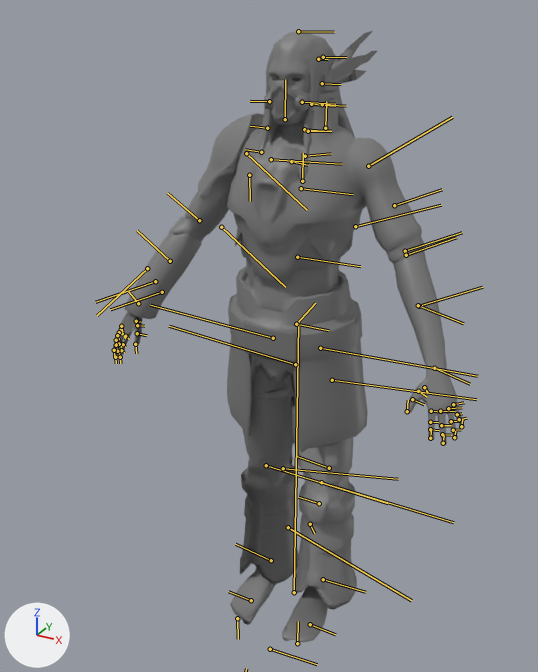
A saved change to the FBX model Assets/Character/Animations/N_RunCycle.fbx.
One viewpoint serves both versions: a camera (50 mm lens) standing at (0.191, -0.385, 0.395) and looking at (-0.009, -0.023, 0.214). The axes (+X, +Y, +Z) are drawn at lower left. The lights are the same throughout. The bones that bend it are drawn over the model as lines.

Names of what the first picture shows: 'Hand1', 'Head', 'Legs4', 'Torso3'.
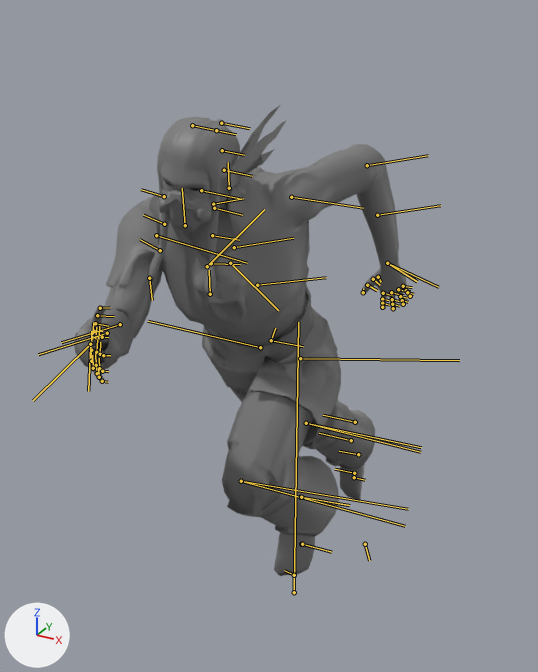
The newer file adds an action. The first version stands in its rest pose; the second is drawn at frame 12 of the action 'N_Run02'.

The edits, one by one:
Bone 'Hips' (bone_hips) moves from (0.0, 0.0, 0.0) to (-0.75, -0.97, -1.48).
Bone 'Hips' (bone_hips) turns from (0, 0, 0) to (1, 20, -1) degrees about its own x, y and z.
Bone 'Spine01' (bone_spine01) turns from (0, 0, 0) to (18, 27, 3) degrees about its own x, y and z.
Bone 'Spine02' (bone_spine02) turns from (0, 0, 0) to (2, -8, 0) degrees about its own x, y and z.
Bone 'HeadBase' (bone_headbase) turns from (0, 0, 0) to (-4, -20, -20) degrees about its own x, y and z.
Bone 'L_Clavice' (bone_l_clavice) turns from (0, 0, 0) to (0, 13, 0) degrees about its own x, y and z.
Bone 'L_Humerus' (bone_l_humerus) turns from (0, 0, 0) to (51, 41, 21) degrees about its own x, y and z.
Bone 'L_Forearm' (bone_l_forearm) turns from (0, 0, 0) to (0, -58, -34) degrees about its own x, y and z.
Bone 'L_Wrist' (bone_l_wrist) turns from (0, 0, 0) to (15, 6, 1) degrees about its own x, y and z.
Bone 'R_Clavice' (bone_r_clavice) turns from (0, 0, 0) to (0, -2, 0) degrees about its own x, y and z.
Bone 'R_Humerus' (bone_r_humerus) turns from (0, 0, 0) to (-29, -57, 13) degrees about its own x, y and z.
Bone 'R_Forearm' (bone_r_forearm) turns from (0, 0, 0) to (0, 50, 29) degrees about its own x, y and z.
Bone 'R_Wrist' (bone_r_wrist) turns from (0, 0, 0) to (5, -6, 42) degrees about its own x, y and z.
Bone 'HipsSway' (bone_hipssway) turns from (0, 0, 0) to (16, -4, 9) degrees about its own x, y and z.
Bone 'L_Femur' (bone_l_femur) turns from (0, 0, 0) to (59, -110, -64) degrees about its own x, y and z.
Bone 'L_Knee' (bone_l_knee) turns from (0, 0, 0) to (10, 118, 10) degrees about its own x, y and z.
Bone 'L_Ankle' (bone_l_ankle) turns from (0, 0, 0) to (1, -3, -4) degrees about its own x, y and z.
Bone 'R_Femur' (bone_r_femur) turns from (0, 0, 0) to (6, -2, -4) degrees about its own x, y and z.
Bone 'R_Knee' (bone_r_knee) turns from (0, 0, 0) to (2, 15, 3) degrees about its own x, y and z.
Bone 'R_Ankle' (bone_r_ankle) turns from (0, 0, 0) to (-4, -7, 7) degrees about its own x, y and z.

Boxes (x1, y1, x2, y2) around the edits, measured in the pictures (538 x 672 px):
'Torso3', posed (15% shorter): before (124, 98, 463, 452); after (74, 144, 411, 446)
'Legs4', posed (20% wider, 26% shorter): before (230, 354, 357, 642); after (222, 363, 375, 576)
'Head', posed: before (250, 31, 377, 181); after (149, 105, 286, 296)
'Hand1', posed: before (113, 312, 142, 358); after (85, 305, 109, 382)
bone 'Hips', root to tip: before (296, 324) to (328, 330); after (271, 340) to (303, 346)
bone 'Spine01', root to tip: before (297, 257) to (360, 266); after (257, 285) to (326, 277)
bone 'Spine02', root to tip: before (301, 188) to (353, 194); after (234, 247) to (293, 238)
bone 'HeadBase', root to tip: before (302, 102) to (335, 104); after (201, 190) to (241, 199)
bone 'L_Clavice', root to tip: before (291, 161) to (308, 165); after (230, 263) to (278, 310)
bone 'L_Humerus', root to tip: before (368, 166) to (452, 117); after (291, 197) to (363, 208)
bone 'L_Forearm', root to tip: before (405, 251) to (462, 232); after (367, 165) to (428, 155)
bone 'L_Wrist', root to tip: before (434, 368) to (470, 384); after (387, 263) to (417, 281)
bone 'R_Clavice', root to tip: before (271, 159) to (342, 164); after (207, 266) to (264, 209)
bone 'R_Humerus', root to tip: before (246, 153) to (307, 210); after (156, 235) to (247, 263)
bone 'R_Forearm', root to tip: before (199, 220) to (167, 193); after (120, 324) to (61, 342)
bone 'R_Wrist', root to tip: before (138, 303) to (128, 291); after (90, 344) to (88, 391)
bone 'HipsSway', root to tip: before (296, 324) to (315, 303); after (271, 340) to (275, 328)
bone 'L_Femur', root to tip: before (320, 348) to (477, 376); after (300, 358) to (459, 360)
bone 'L_Knee', root to tip: before (321, 482) to (453, 522); after (241, 481) to (408, 509)
bone 'L_Ankle', root to tip: before (323, 579) to (365, 592); after (300, 497) to (348, 505)
bone 'R_Femur', root to tip: before (273, 338) to (150, 305); after (260, 347) to (148, 321)
bone 'R_Knee', root to tip: before (266, 465) to (388, 503); after (306, 423) to (420, 452)
bone 'R_Ankle', root to tip: before (271, 560) to (235, 544); after (351, 440) to (319, 433)
